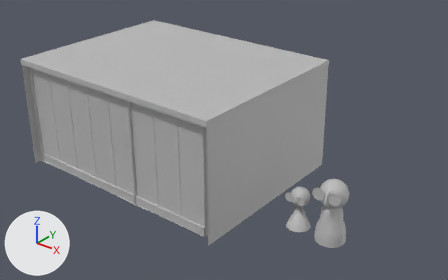
Before and after pictures for a commit that changed the FBX model GGJ-2022-TeamCheap/Assets/Meshes/mdl_stanza_anziano_NO-TXT.fbx.
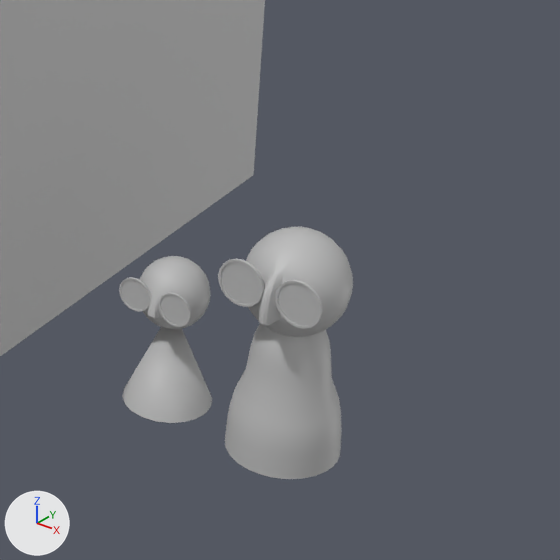
The first picture shows the older version from a camera (50 mm lens) standing at (73.4, -78.7, 59.3) and looking at (11.7, -1.6, 11.6). The close-ups show both versions on the part from 56% to 91% of the width and 42% to 96% of the height of that picture; other places that the commit changed are outside them. Every picture has the same lights, and +X, +Y and +Z are marked at lower left. Where no turn or scale is listed for an object, it has been applied to the vertices. Vertices at the same position are counted once.

In view in the first close-up: 'ANZIANO2', 'BAMBINO2', 'PARETI_STANZA1'.
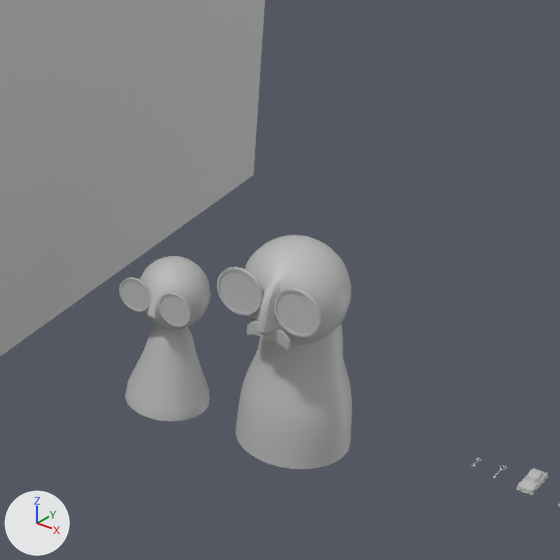
Where the newer file only moved an object's origin or applied its transform, the numbers keep the older frame.

Changed parts and their boxes [x1, y1, x2, y2] in the close-ups (560 x 560 px; the box of a moved part takes in the faces that stretch with it):
'ANZIANO2', reshaped, moved (7% shorter): before [218, 227, 353, 479]; after [217, 235, 352, 469]
'BAMBINO2', reshaped: before [119, 256, 212, 423]; after [119, 256, 211, 421]
'MACCHINA_GIOCATTOLO_NUOVA', added: after [516, 468, 548, 495]
part 1 of me_mesh_026, built on: before [122, 327, 212, 423]; after [125, 325, 210, 421]
part 2 of me_mesh_025, moved or reshaped: before [218, 258, 264, 307]; after [217, 267, 263, 315]
part 3 of me_mesh_025, moved or reshaped: before [275, 279, 323, 329]; after [274, 288, 321, 337]
part 4 of me_mesh_025, moved or reshaped: before [246, 227, 353, 337]; after [244, 235, 351, 345]
part 5 of me_mesh_025, rebuilt: before [225, 324, 342, 479]; after [236, 324, 352, 469]
part 6 of me_mesh_025, added: after [247, 320, 290, 350]

Edits to the bpy script that builds the scene:
```text
Add mat_anziano1:
    mat_anziano1 = principled_material('ANZIANO1')
    mat_anziano1.base_color = (0.5, 0.5, 0.5)  # grey #bcbcbc
Add mat_giovane:
    mat_giovane = principled_material('GIOVANE')
    mat_giovane.base_color = (0.5, 0.5, 0.5)  # grey #bcbcbc
Add mat_macchina_giocattolo1:
    mat_macchina_giocattolo1 = principled_material('MACCHINA_GIOCATTOLO1')
    mat_macchina_giocattolo1.base_color = (0.5, 0.5, 0.5)  # grey #bcbcbc
Change me_mesh_026:
    used by ob_bambino2; location = (29.5, -4.33, 2.44)
    remove me_mesh_026.from_pydata(...)  # 667 vertices, 721 faces; spans x -2.01..2.01, y -2.01..2.01, z -0.02..7.05
    remove me_mesh_026.materials.append(mat_lambert1)  # grey #bcbcbc
    add me_mesh_026.from_pydata(...)  # 748 vertices, 820 faces; spans x -1.89..1.89, y -1.89..1.89, z -0.02..7.05
    me_mesh_026 part 1
    20 vertices are removed from x -2.01..2.01, y -2.01..2.01, z -0.02
    21 faces are deleted
    101 vertices are added at x -1.89..1.89, y -1.89..1.89, z -0.02..3.49
    120 new faces join them
    add me_mesh_026.materials.append(mat_giovane)  # grey #bcbcbc
Change me_mesh_025:
    used by ob_anziano2; location = (35.39, -4.56, 2.52)
    remove me_mesh_025.from_pydata(...)  # 940 vertices, 1018 faces; spans x -2.48..2.48, y -2.69..2.69, z -0.12..10.41
    remove me_mesh_025.materials.append(mat_lambert1)  # grey #bcbcbc
    add me_mesh_025.from_pydata(...)  # 1064 vertices, 1140 faces; spans x -2.48..2.48, y -3.11..3.24, z 0.07..10.22
    me_mesh_025 part 2: the loose piece of 122 vertices spanning x -2.4..-0.28, y -2.17..-2.05, z 7.57..9.7 is moved by (0.0, -0.42, -0.19), in mat_anziano1 (grey #bcbcbc)
    me_mesh_025 part 3: the loose piece of 122 vertices spanning x 0.3..2.43, y -2.17..-2.05, z 7.57..9.7 is moved by (0.0, -0.42, -0.19), in mat_anziano1 (grey #bcbcbc)
    me_mesh_025 part 4: the loose piece of 424 vertices spanning x -2.28..2.28, y -2.69..2.5, z 5.81..10.41 is moved by (0.0, -0.42, -0.19), in mat_anziano1 (grey #bcbcbc)
    me_mesh_025 part 5: the loose piece of 272 vertices spanning x -2.48..2.48, y -2.25..2.69, z -0.12..6.27 is rebuilt with 272 vertices and now spans x -2.48..2.48, y -1.7..3.24, z 0.07..6.98, in mat_anziano1 (grey #bcbcbc)
    me_mesh_025 part 6: a new loose piece of 124 vertices spanning x -0.98..1.02, y -2.56..-2.16, z 6.39..7.28, in mat_anziano1 (grey #bcbcbc)
    add me_mesh_025.materials.append(mat_anziano1)  # grey #bcbcbc
Add me_mesh_035:
    me_mesh_035.from_pydata(...)  # 2187 vertices, 2409 faces; spans x -0.38..0.38, y -0.9..0.78, z -0.11..0.47
    me_mesh_035.materials.append(mat_macchina_giocattolo1)  # grey #bcbcbc
Change ob_anziano2:
    ob_anziano2.location: (35.39, -4.56, 2.52) -> (35.39, -4.21, 2.34)
Add ob_macchina_giocattolo_nuova:
    ob_macchina_giocattolo_nuova = bpy.data.objects.new('MACCHINA_GIOCATTOLO_NUOVA', me_mesh_035)
    ob_macchina_giocattolo_nuova.location = (45.09, -0.31, 2.52)
```
